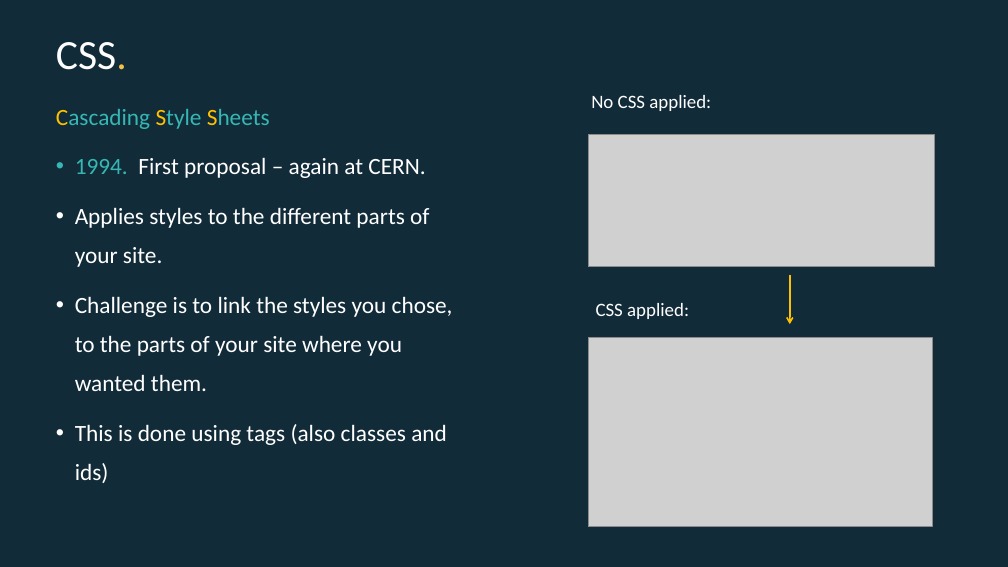
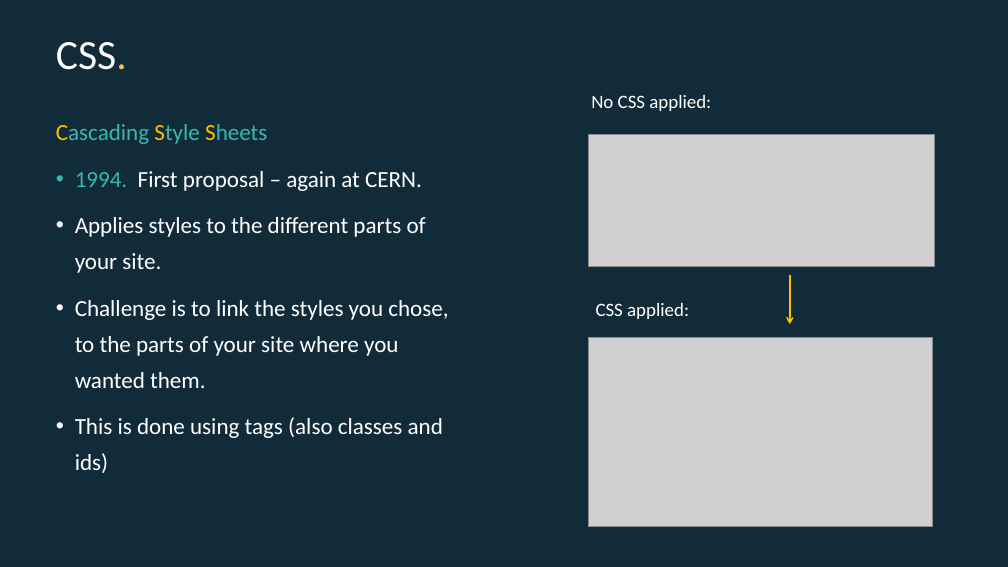
Before and after one commit to EconomicsObservatory/courses, a slide deck: slide 8 of 2/s2_Building_your_first_website.pptx. Drawn at 1008x567 pixels with LibreOffice and Linux fonts; fonts in the diff are those of the drawing; grey boxes stand for pictures. Boxes give left, top, right and bottom in pixels: in the first picture for what was removed or moved away, otherwise in the second. Text is boxed around its words. In the diff, an @@ line names an element or a change of style, - is before the commit and + after.

```diff
--- a/2/s2_Building_your_first_website.pptx
+++ b/2/s2_Building_your_first_website.pptx
@@ text "Cascading Style Sheets": place and size @@
-text "Cascading Style Sheets" at (56,109,453,483)
+text "Cascading Style Sheets" at (56,124,448,473)
@@ text "Cascading Style Sheets" at (56,124,448,473): size 22.2 to 22 pt; line spacing 1.4 to 1.3 @@
```
Also in this commit, not shown: 5 other slides changed, 1 slide added, 1 other file.
